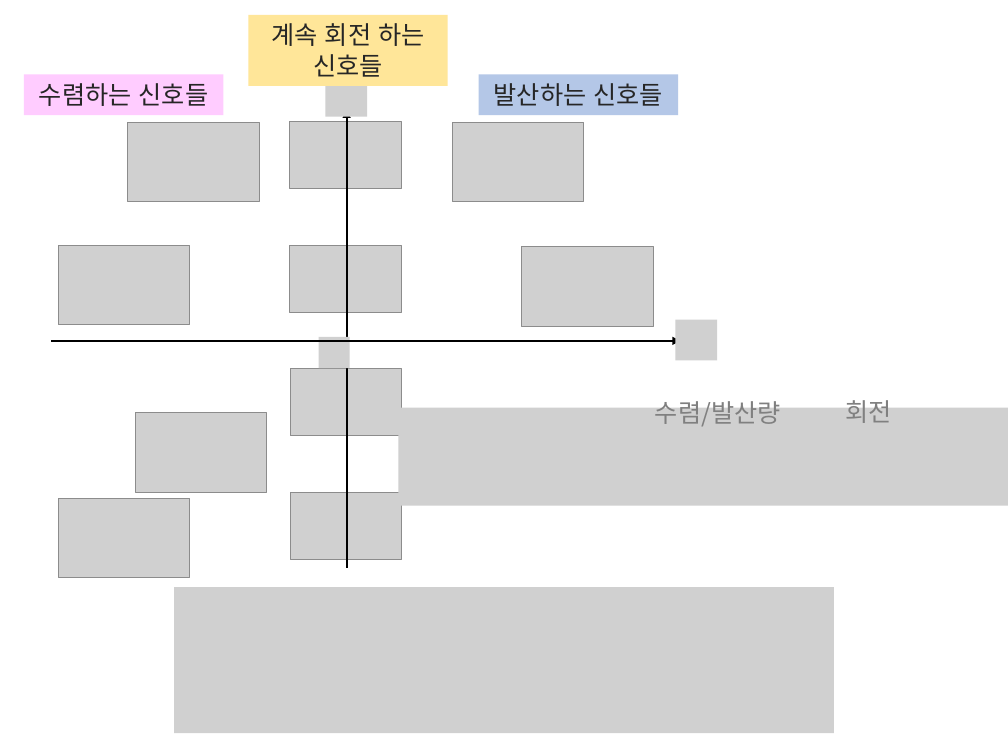
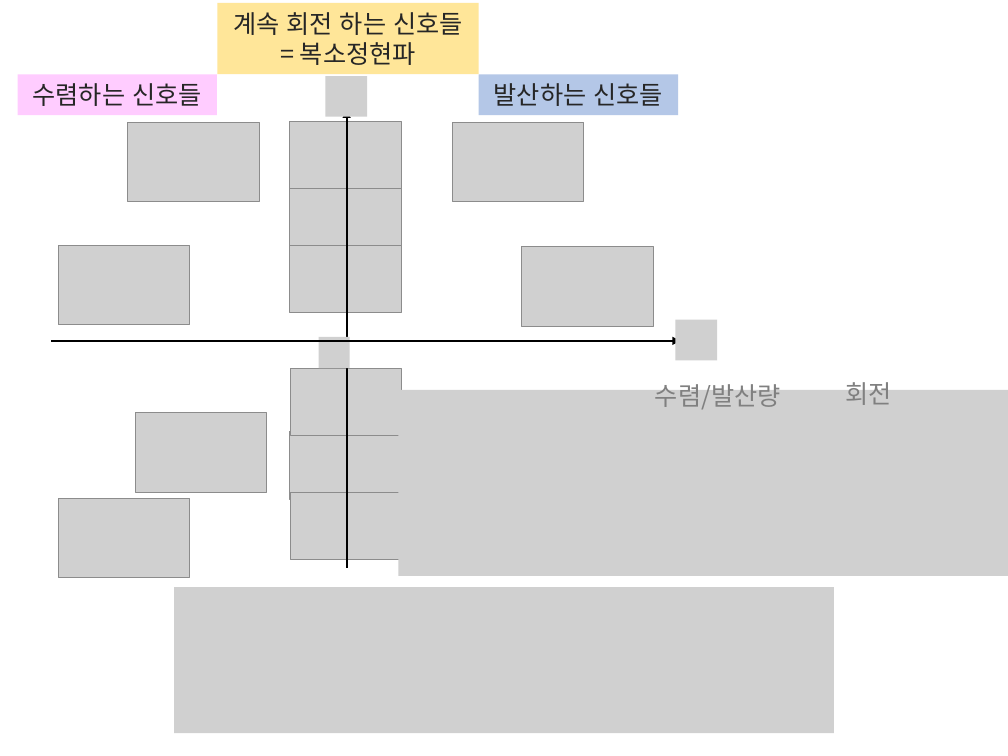
Before and after one commit to answeredbyablemind/answeredbyablemind.github.io, a slide deck: slide 3 of pics/2019-08-12_Laplace_Transform/pics.pptx. Drawn at 1008x756 pixels with LibreOffice and Linux fonts; fonts in the diff are those of the drawing; grey boxes stand for pictures. Boxes give left, top, right and bottom in pixels: in the first picture for what was removed or moved away, otherwise in the second. Text is boxed around its words. In the diff, an @@ line names an element or a change of style, - is before the commit and + after.

```diff
--- a/pics/2019-08-12_Laplace_Transform/pics.pptx
+++ b/pics/2019-08-12_Laplace_Transform/pics.pptx
@@ rectangle "계속 회전 하는 신호들 = ...": place and size @@
-rectangle "계속 회전 하는 신호들 = ..." at (248, 15, 448, 87)
+rectangle "계속 회전 하는 신호들 = ..." at (218, 3, 479, 75)
@@ text in rectangle at (233, 12, 463, 65): text changed @@
-계속 회전 하는 신호들
+계속 회전 하는 신호들 = 복소정현파
@@ rectangle "수렴하는 신호들": place and size @@
-rectangle "수렴하는 신호들" at (24, 75, 224, 115)
+rectangle "수렴하는 신호들" at (17, 75, 217, 115)
@@ picture added at (289, 188, 401, 256) @@
@@ text "수렴/발산량": place and size @@
-text "수렴/발산량" at (655, 397, 781, 426)
+text "수렴/발산량" at (655, 379, 781, 409)
@@ text "회전": place and size @@
-text "회전" at (845, 396, 891, 423)
+text "회전" at (845, 378, 891, 405)
@@ picture: place and size @@
-picture at (398, 407, 1008, 505)
+picture at (398, 390, 1008, 576)
@@ picture added at (289, 431, 401, 499) @@
```
Also in this commit, not shown: 2 slides added, 4 other files.
